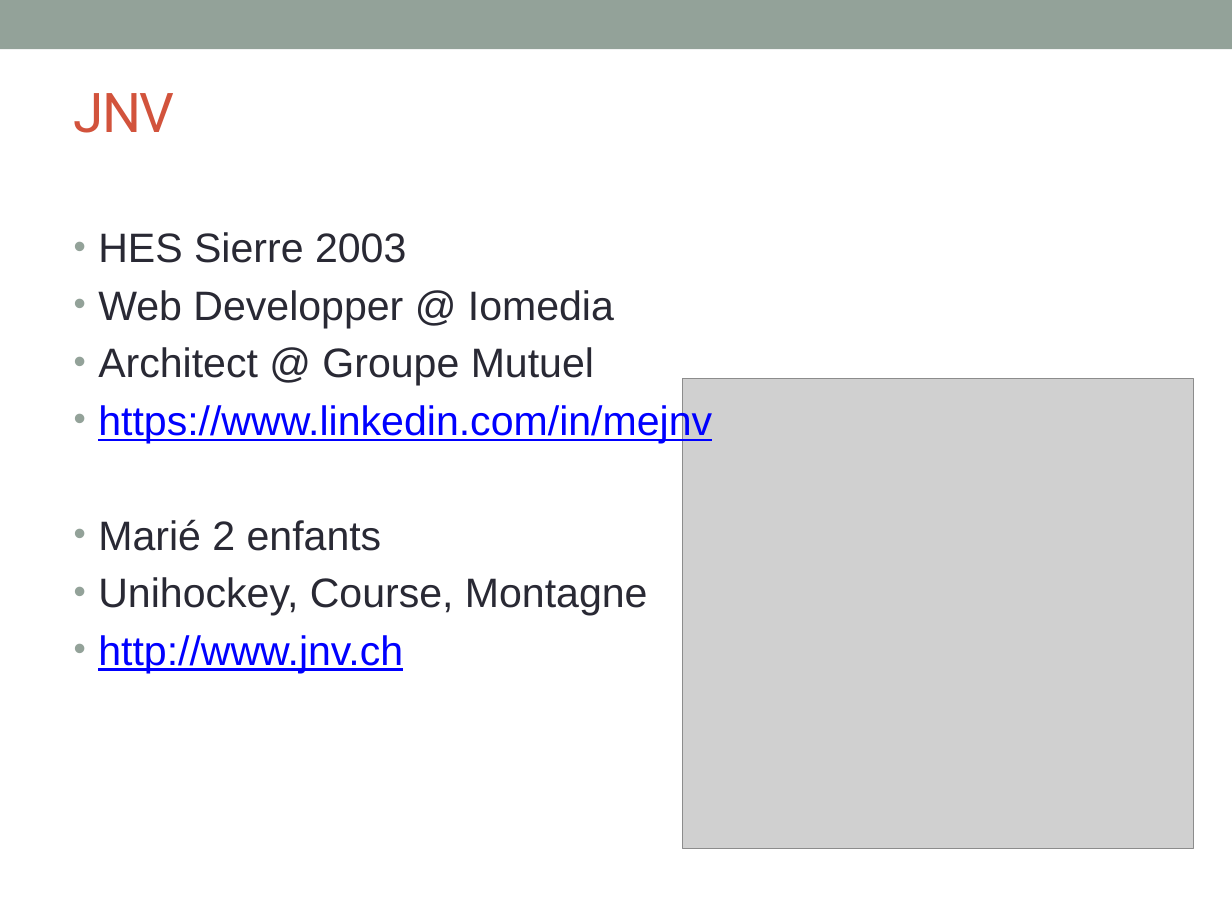
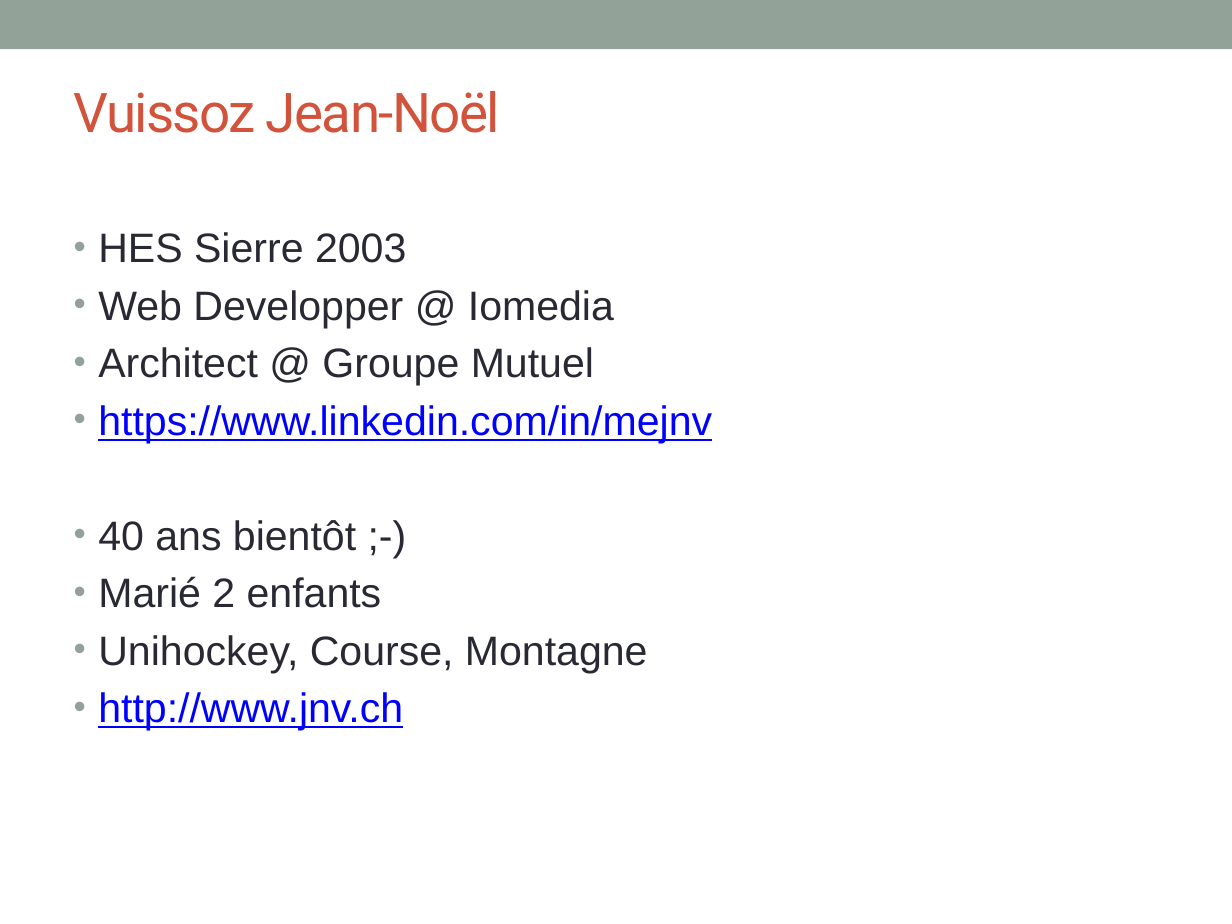
Before and after one commit to mejnv/evalais, a slide deck: slide 3 of neo4j-evalais/pres/evalais_neo4j.pptx. Drawn at 1232x924 pixels with LibreOffice and Linux fonts; fonts in the diff are those of the drawing; grey boxes stand for pictures. Boxes give left, top, right and bottom in pixels: in the first picture for what was removed or moved away, otherwise in the second. Text is boxed around its words. In the diff, an @@ line names an element or a change of style, - is before the commit and + after.

```diff
--- a/neo4j-evalais/pres/evalais_neo4j.pptx
+++ b/neo4j-evalais/pres/evalais_neo4j.pptx
@@ text at bbox=[74, 91, 500, 133]: text changed @@
-JNV
+Vuissoz Jean-Noël
@@ picture removed at bbox=[683, 378, 1194, 848] @@
@@ text at bbox=[98, 520, 356, 551]: paragraph added @@
+• 40 ans bientôt ;-)
```
Also in this commit, not shown: 3 other slides changed, 2 slides added, 1 slide removed, 4 other files.
